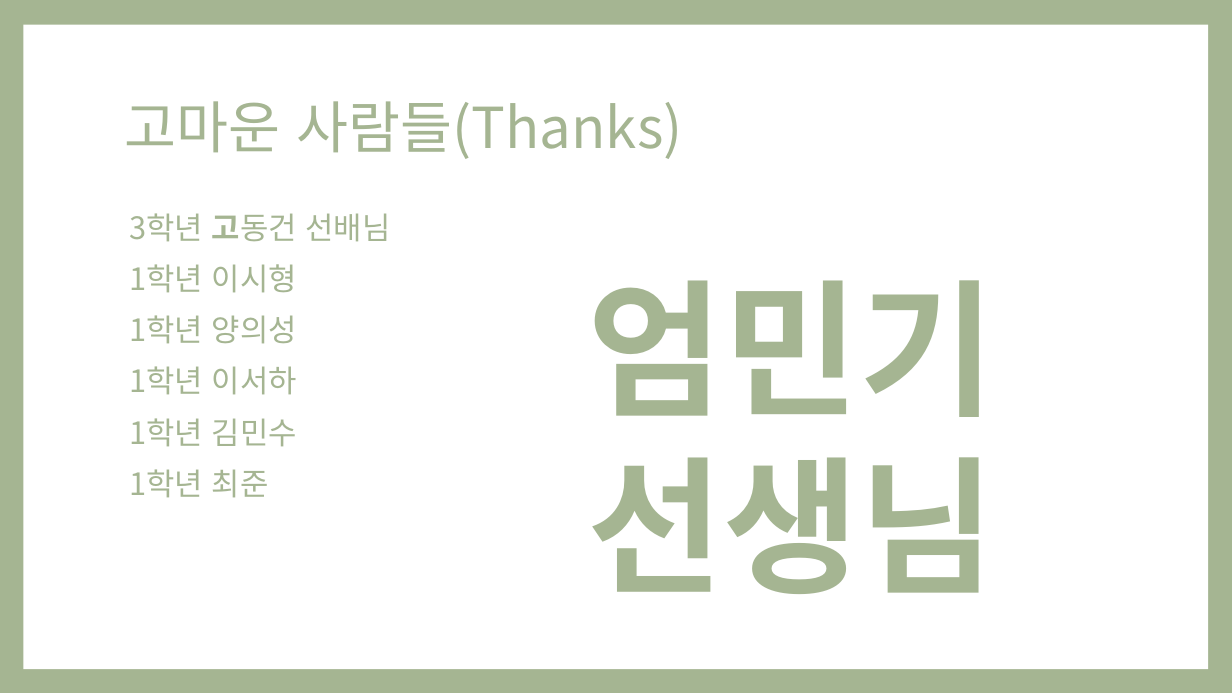
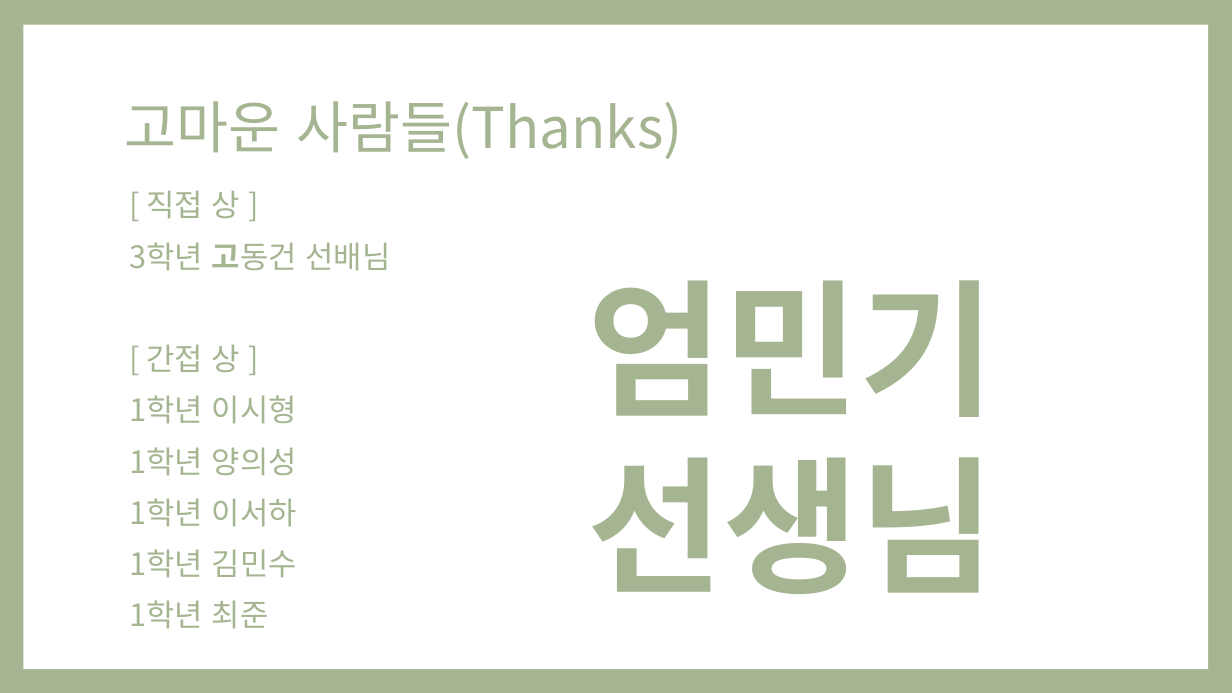
Before and after one commit to Ozzangeo/ConsoleEngine, a slide deck: slide 4 of 1410_오지훈_플밍_Project_발표자료.pptx. Drawn at 1232x693 pixels with LibreOffice and Linux fonts; fonts in the diff are those of the drawing. Boxes give left, top, right and bottom in pixels: in the first picture for what was removed or moved away, otherwise in the second. Text is boxed around its words. In the diff, an @@ line names an element or a change of style, - is before the commit and + after.

```diff
--- a/1410_오지훈_플밍_Project_발표자료.pptx
+++ b/1410_오지훈_플밍_Project_발표자료.pptx
@@ text "[ 직접 상 ]": place and size @@
-text "[ 직접 상 ]" at [129, 213, 390, 498]
+text "[ 직접 상 ]" at [129, 190, 390, 629]
@@ text at [147, 190, 240, 219]: paragraph added @@
+[ 직접 상 ]
@@ text at [147, 344, 240, 372]: paragraph added @@
+[ 간접 상 ]
```
Also in this commit, not shown: 2 other slides changed, 2 slides added, 1 slide removed, 54 other files.
